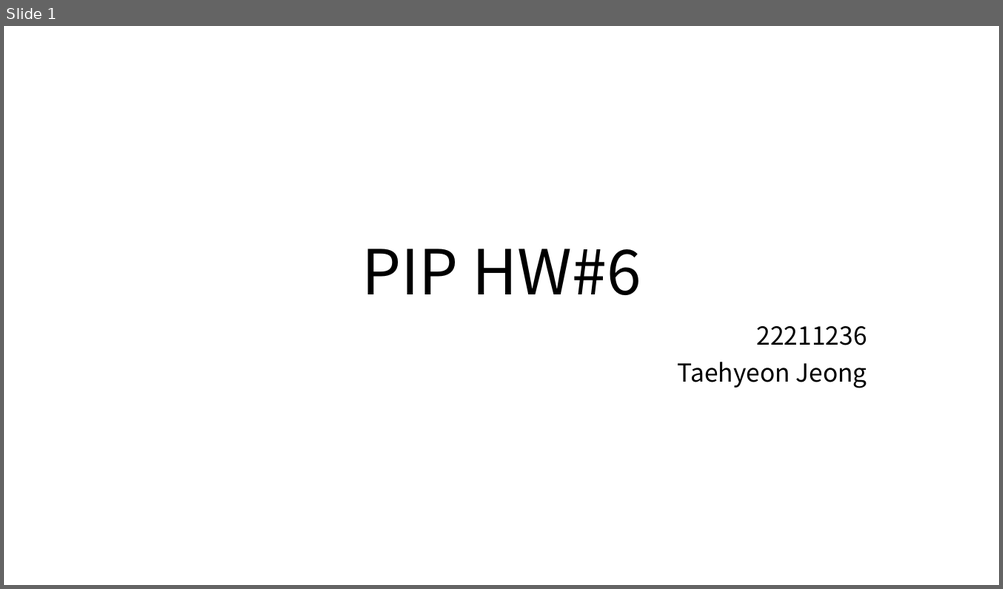
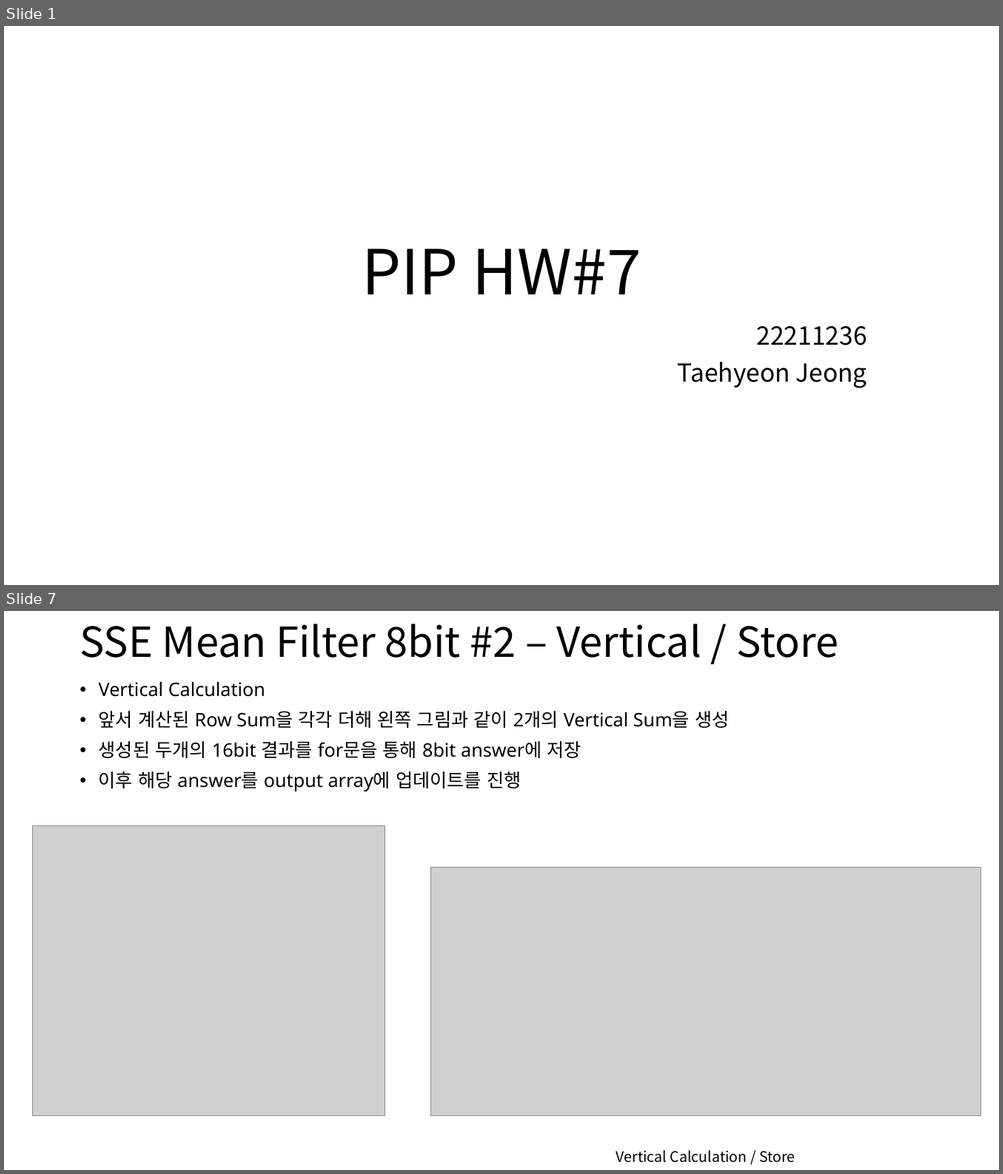
Before and after one commit to Burgunthy/Parallel-Image-Processing, a slide deck: chapter7_SSE_Mean_Filter/sse_Mean_Filter.pptx. Shown one above the other, each under a label of ours: slide 1 before the commit, slides 1 and 7 after it; the slides between them are not shown. The pictures are 1003x589 and 1003x1174 pixels, drawn with LibreOffice and Linux fonts; fonts in the diff are those of the drawing; grey boxes stand for pictures. Boxes give left, top, right and bottom in pixels: in the first picture for what was removed or moved away, otherwise in the second. Text is boxed around its words. In the diff, an @@ line names an element or a change of style, - is before the commit and + after.

```diff
--- a/chapter7_SSE_Mean_Filter/sse_Mean_Filter.pptx
+++ b/chapter7_SSE_Mean_Filter/sse_Mean_Filter.pptx
@@ slide 7 added at [4,611,999,1170], background #FFFFFF @@
@@ text added at [79,624,838,658], 40 pt, text #000000 @@
+SSE Mean Filter 8bit #2 – Vertical / Store
@@ text added at [99,682,728,792], 18 pt, text #000000 @@
+• Vertical Calculation
+• 앞서 계산된 Row Sum을 각각 더해 왼쪽 그림과 같이 2개의 Vertical Sum을 생성
+• 생성된 두개의 16bit 결과를 for문을 통해 8bit answer에 저장
+• 이후 해당 answer를 output array에 업데이트를 진행
@@ picture added at [32,826,384,1117] @@
@@ picture added at [431,868,981,1116] @@
@@ text added at [616,1150,794,1163], 14 pt, text #000000 @@
+Vertical Calculation / Store
@@ slide 1 changed as well @@
@@ title at [361,249,641,295]: text changed @@
-PIP HW#6
+PIP HW#7
```
Also in this commit, not shown: 2 other slides changed, 7 other slides added, 3 slides removed, 2 other files.
